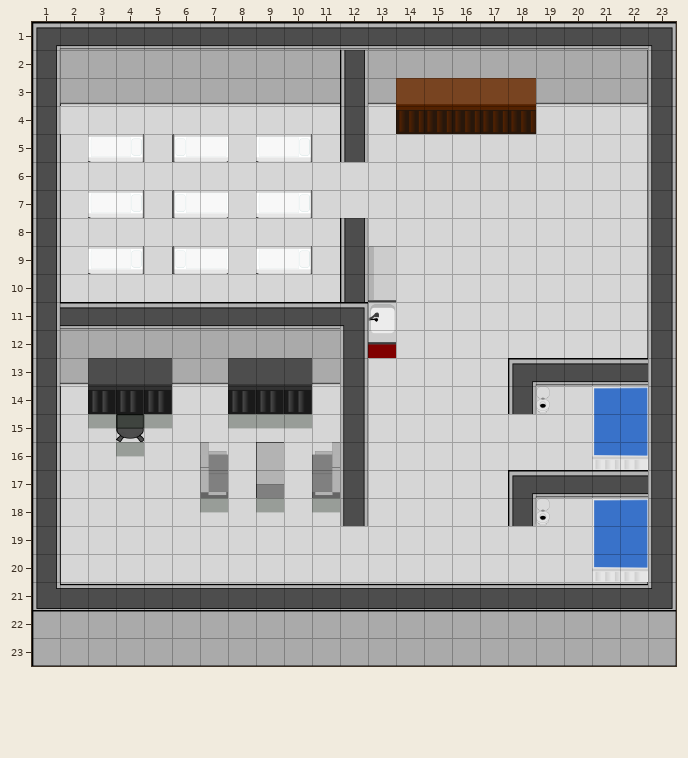
Two versions of a level (Tiled map, android/assets/map3.tmx). The first picture shows the starting point.
Cells are 50x50 px. Shown: x 1..23, y 1..23.
Once edited:
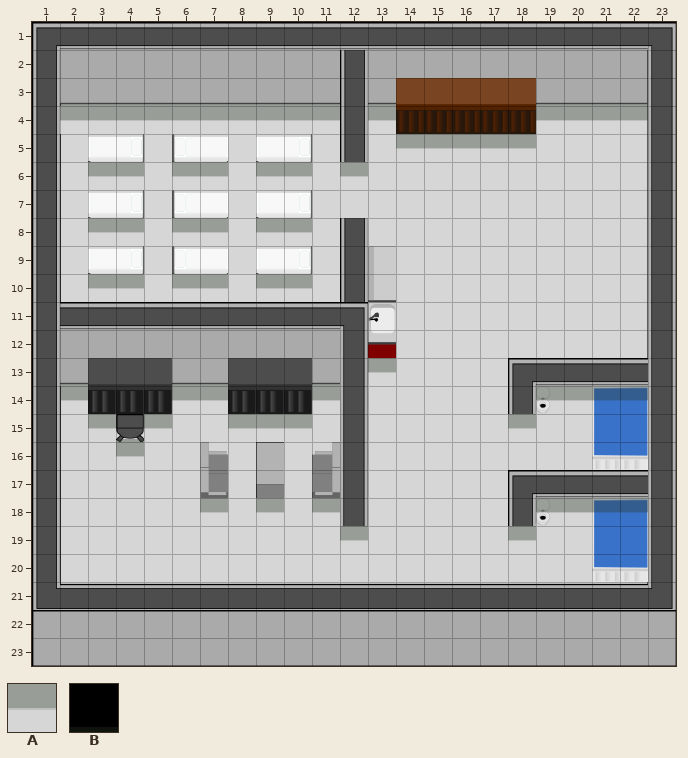
Key: from "shadow": A 0; from "shadowex": B 0.
_ is an empty cell.
See-through tiles are keyed as they look on the map.
Difference:
Layer "shadow":
There is now tile A in row 4 at x 2 to 11, 13 and 19 to 22; in row 5 at x 14 to 18; in row 6 at x 3 to 4, 6 to 7, 9 to 10 and 12; in row 8 at x 3 to 4, 6 to 7 and 9 to 10; in row 10 at x 3 to 4, 6 to 7 and 9 to 10; in row 13 at x 13.
There is now tile A in row 14 at x 2, 6 to 7, 11 and 19 to 22; in row 15 at x 18; in row 18 at x 19 to 22; in row 19 at x 12 and 18.
The edit turns tile A into tile B in row 15 at x 4.
There is now tile B in row 3 at x 2 to 11, 13 and 19 to 22; in row 13 at x 2, 6 to 7 and 11.
